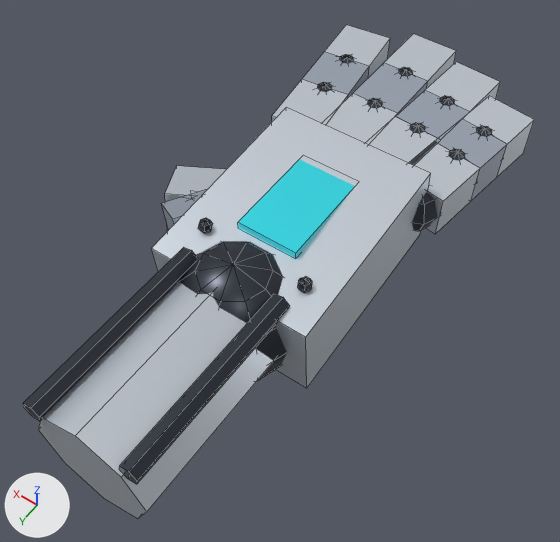
The FBX model Assets/ZonkContent/Art/Models/HandLooks/Hand_Robot.fbx as it was, and as the next commit left it.
Rendered twice from a 50 mm lens placed at (-0.792, 1.053, 1.475), pointed at (-0.064, 0.034, -0.126). Lighting does not change. The marker at lower left points along +X, +Y and +Z. The picture after the commit comes second. Mesh edges are drawn as thin lines.

The scene before the commit, as lines of its bpy script (objects in view):
```python
me_hand_robot = bpy.data.meshes.new('Hand_Robot')
me_hand_robot.from_pydata(...)  # 658 vertices, 716 faces; spans x -0.42..0.44, y -0.78..0.75, z -0.31..0.17
me_hand_robot.materials.append(mat_hand_robot)  # picture img_hand_robot_png
ob_hand_robot = bpy.data.objects.new('Hand_Robot', me_hand_robot)
ob_hand_robot.location = (0.0, 0.0, 0.0)
```
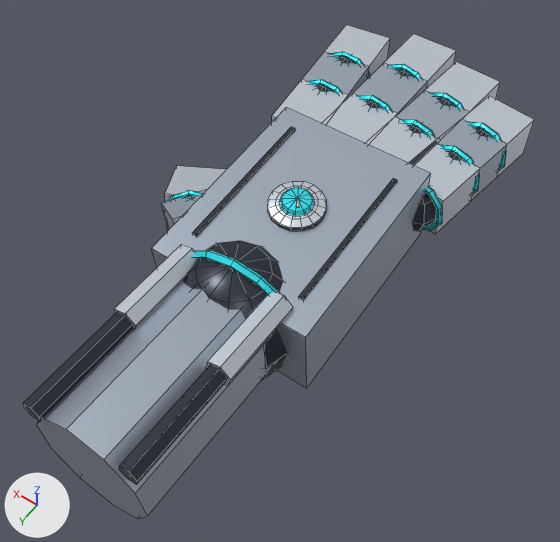
Edits to the bpy script that builds the scene:
```text
Change me_hand_robot:
    used by ob_hand_robot; location = (0.0, 0.0, 0.0)
    remove me_hand_robot.from_pydata(...)  # 658 vertices, 716 faces; spans x -0.42..0.44, y -0.78..0.75, z -0.31..0.17
    add me_hand_robot.from_pydata(...)  # 1578 vertices, 1640 faces; spans x -0.42..0.44, y -0.78..0.75, z -0.31..0.18
    me_hand_robot part 1: a new loose piece, a 6-sided cylinder along y spanning x -0.26..-0.194, y 0.259..0.475, z 0.087..0.153, in mat_hand_robot (picture img_hand_robot_png)
    me_hand_robot part 2: a new loose piece, a 6-sided cylinder along y spanning x -0.02..0.046, y 0.272..0.489, z 0.087..0.153, in mat_hand_robot (picture img_hand_robot_png)
    me_hand_robot part 3: the loose piece of 8 vertices spanning x -0.19..-0.02, y -0.12..0.15, z 0.13..0.15 is rebuilt with 50 vertices and now spans x -0.18..-0.04, y -0.04..0.1, z 0.13..0.16
    me_hand_robot part 4: the loose piece of 20 vertices spanning x -0.27..-0.23, y 0.18..0.21, z 0.12..0.15 is deleted
    me_hand_robot part 5: the loose piece of 20 vertices spanning x 0.01..0.05, y 0.18..0.21, z 0.12..0.16 is deleted
    me_hand_robot part 6: 30 vertices moved from x -0.24..-0.05, y 0.1..0.43, z -0.15..0.15 to x -0.25..-0.11, y 0.1..0.44, z -0.15..0.15; 22 vertices removed from x -0.26..0.04, y 0.17..0.75, z -0.15..0.15; 908 vertices added at x -0.41..0.36, y -0.62..0.75, z -0.28..0.18
    me_hand_robot part 7: 6 kept faces spanning x -0.32..0.11, y -0.25..0.31, z -0.12..0.16 get new texture (UV) coordinates
    other edits to the shape of me_hand_robot do not show in these pictures
```

What differs and where, as boxes (x1, y1, x2, y2) in the pictures (560 x 542 px):
part 1 of me_hand_robot, added
    after: (206, 292, 293, 385)
part 2 of me_hand_robot, added
    after: (114, 244, 197, 329)
part 3 of me_hand_robot, rebuilt (50% narrower, 49% shorter)
    before: (238, 159, 355, 258)
    after: (268, 181, 326, 231)
part 4 of me_hand_robot, deleted
    before: (297, 276, 312, 293)
part 5 of me_hand_robot, deleted
    before: (198, 218, 213, 233)
part 6 of me_hand_robot, built on
    before: (38, 242, 287, 519)
    after: (36, 51, 506, 519)
part 7 of me_hand_robot, surface changed
    both: (151, 107, 431, 388)
